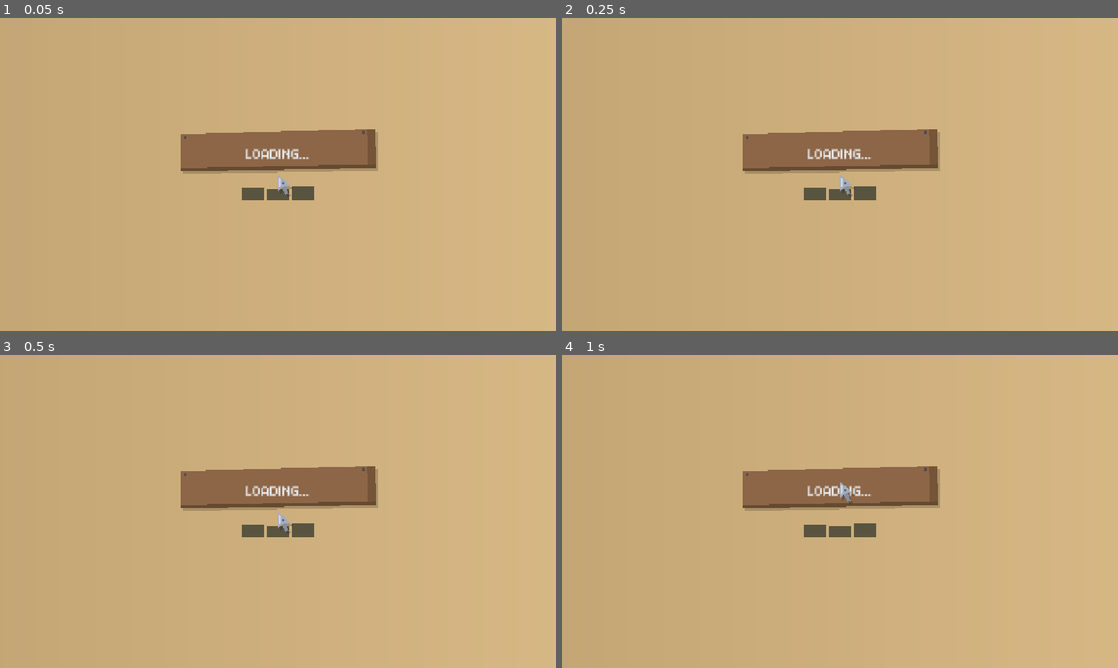
Above: before the commit, frames 1-4 (two rows, left to right).
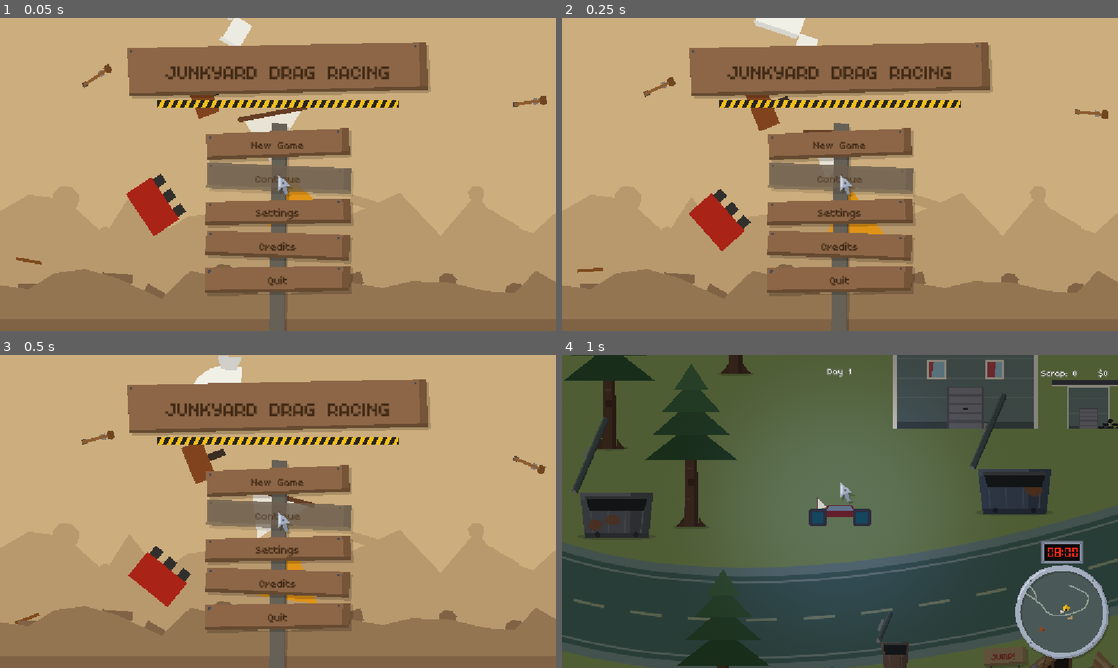
Above: after the commit, the same moments.

Repository: davidkovacwebdev/junkyard-drag-racing
Game: Godot game, scene res://scenes/menu/main_menu.tscn
Same seed, same stepped clock (60 frames per second), same inputs: the game is played once before the commit and once after it. Before the commit the project starts from res://scenes/menu/loading_screen.tscn.
Inputs (mouse positions are in pixels of both pictures, inside the frame that each line leads up to):
- Up to frame 1 (0.05 s): no input
- Up to frame 2 (0.25 s): no input
- Up to frame 3 (0.5 s): no input
- Up to frame 4 (1 s): click (840, 480) at 0.5 s, where only the run after the commit has a clickable "New Game"

The runs differ from the first frame. In frame 1, 46% of the frame differs, in the area x 0-100%, y 0-100%; in frame 2, 46%; in frame 3, 46%; in frame 4, 100%.

Commit message:
music is now prerendered

Diff:
--- a/autoload/music.gd
+++ b/autoload/music.gd
@@ -1,15 +1,12 @@
 extends Node
 ## Background music (autoload singleton "Music"). Picks a song for whatever
-## scene is current and crossfades when that changes. Songs are synthesized by
-## SongLibrary on worker threads at boot (about 5 s each, in parallel) while
-## the loading screen waits on `is_fully_rendered()`.
+## scene is current and crossfades when that changes. Songs are prebaked WAVs
+## (see tools/render_music.gd).
 
 const VOLUME_DB := -8.0
 const CROSSFADE_TIME := 1.5
 
 var _songs: Dictionary = {}
-var _songs_mutex := Mutex.new()
-var _render_group_task := -1
 var _players: Array[AudioStreamPlayer] = []
 var _active_player := 0
 var _playing_song: StringName = &""
@@ -23,24 +20,20 @@
 		player.volume_db = -80.0
 		add_child(player)
 		_players.append(player)
-	_render_group_task = WorkerThreadPool.add_group_task(_render_song, SongLibrary.NAMES.size(), -1, true)
+	for song_name in SongLibrary.NAMES:
+		_songs[song_name] = load(SongLibrary.baked_path(song_name))
 
 func _exit_tree() -> void:
 	# A still-playing looping stream outlives the player at exit otherwise.
 	for player in _players:
 		player.stop()
 		player.stream = null
-	if _render_group_task != -1:
-		WorkerThreadPool.wait_for_group_task_completion(_render_group_task)
-		_render_group_task = -1
 
 func _process(_delta: float) -> void:
 	var wanted := _song_for_scene(get_tree().current_scene)
 	if wanted == &"" or wanted == _playing_song:
 		return
-	_songs_mutex.lock()
 	var stream: AudioStreamWAV = _songs.get(wanted)
-	_songs_mutex.unlock()
 	if stream != null:
 		_crossfade_to(wanted, stream)
 
@@ -69,19 +62,3 @@
 	if outgoing.playing:
 		_fade_tween.tween_property(outgoing, "volume_db", -80.0, CROSSFADE_TIME)
 		_fade_tween.chain().tween_callback(outgoing.stop)
-
-func rendered_song_count() -> int:
-	_songs_mutex.lock()
-	var count := _songs.size()
-	_songs_mutex.unlock()
-	return count
-
-func is_fully_rendered() -> bool:
-	return rendered_song_count() == SongLibrary.NAMES.size()
-
-func _render_song(song_index: int) -> void:
-	var song_name := SongLibrary.NAMES[song_index]
-	var stream := SongLibrary.render(song_name)
-	_songs_mutex.lock()
-	_songs[song_name] = stream
-	_songs_mutex.unlock()
--- a/project.godot
+++ b/project.godot
@@ -15,7 +15,7 @@
 [application]
 
 config/name="Junkyard drag racing"
-run/main_scene="res://scenes/menu/loading_screen.tscn"
+run/main_scene="res://scenes/menu/main_menu.tscn"
 config/features=PackedStringArray("4.7", "GL Compatibility")
 config/icon="res://icon.svg"
 
--- a/scenes/menu/loading_screen.tscn
+++ /dev/null
@@ -1,56 +0,0 @@
-[gd_scene load_steps=4 format=3]
-
-[ext_resource type="Script" path="res://scripts/menu/loading_screen.gd" id="1"]
-[ext_resource type="PackedScene" path="res://scenes/menu/swaying_background.tscn" id="2"]
-[ext_resource type="Script" path="res://scripts/ui/scrap_panel.gd" id="3"]
-
-[node name="LoadingScreen" type="Control"]
-layout_mode = 3
-anchors_preset = 15
-anchor_right = 1.0
-anchor_bottom = 1.0
-grow_horizontal = 2
-grow_vertical = 2
-script = ExtResource("1")
-
-[node name="SwayingBackground" parent="." instance=ExtResource("2")]
-
-[node name="TitlePlate" type="Control" parent="."]
-layout_mode = 1
-anchors_preset = 8
-anchor_left = 0.5
-anchor_top = 0.5
-anchor_right = 0.5
-anchor_bottom = 0.5
-offset_left = -200.0
-offset_top = -90.0
-offset_right = 200.0
-offset_bottom = -10.0
-mouse_filter = 2
-script = ExtResource("3")
-tilt_degrees = -1.5
-jitter_seed = 7
-
-[node name="TitleLabel" type="Label" parent="TitlePlate"]
-layout_mode = 1
-anchors_preset = 15
-anchor_right = 1.0
-anchor_bottom = 1.0
-theme_override_colors/font_color = Color(0.9, 0.9, 0.9, 1)
-theme_override_font_sizes/font_size = 36
-text = "LOADING..."
-horizontal_alignment = 1
-vertical_alignment = 1
-
-[node name="ProgressBlocks" type="Control" parent="."]
-layout_mode = 1
-anchors_preset = 8
-anchor_left = 0.5
-anchor_top = 0.5
-anchor_right = 0.5
-anchor_bottom = 0.5
-offset_left = -200.0
-offset_top = 20.0
-offset_right = 200.0
-offset_bottom = 60.0
-mouse_filter = 2
--- a/scripts/audio/song_library.gd
+++ b/scripts/audio/song_library.gd
@@ -3,13 +3,18 @@
 ## The game's music, composed in code for MusicSynth (see there for the pattern
 ## language). Junkyard funk: syncopated slap bass, clav stabs, ghost notes,
 ## chromatic runs that go somewhere they shouldn't, a kazoo that won't behave.
-## Silly, never epic. Each song loops.
+## Silly, never epic. Each song loops. Songs are baked to WAV files by
+## tools/render_music.gd; rerun it after changing a song.
 
 const MENU := &"junkyard_strut"
 const OVERWORLD := &"drunk_crane_shuffle"
 const RACE := &"scrapheap_stampede"
 
 const NAMES: Array[StringName] = [MENU, OVERWORLD, RACE]
+const MUSIC_DIRECTORY := "res://sounds/music"
+
+static func baked_path(song_name: StringName) -> String:
+	return "%s/%s.wav" % [MUSIC_DIRECTORY, song_name]
 
 static func render(song_name: StringName) -> AudioStreamWAV:
 	match song_name:
--- a/scripts/menu/loading_screen.gd
+++ /dev/null
@@ -1,37 +0,0 @@
-extends Control
-## The game's entry point (see project.godot's run/main_scene). Waits for Music
-## to finish synthesizing every song, filling one block per song, then moves on
-## to the main menu.
-
-const MAIN_MENU_SCENE := "res://scenes/menu/main_menu.tscn"
-const BLOCK_WIDTH := 44.0
-const BLOCK_HEIGHT := 26.0
-const BLOCK_GAP := 8.0
-const BLOCK_HEIGHT_JITTER := [0.0, -4.0, 3.0, -2.0, 2.0]
-
-@onready var _progress_blocks: Control = $ProgressBlocks
-
-var _shown_song_count := -1
-
-func _ready() -> void:
-	_progress_blocks.draw.connect(_draw_progress_blocks)
-
-func _process(_delta: float) -> void:
-	var rendered_song_count := Music.rendered_song_count()
-	if rendered_song_count != _shown_song_count:
-		_shown_song_count = rendered_song_count
-		_progress_blocks.queue_redraw()
-	if Music.is_fully_rendered():
-		set_process(false)
-		get_tree().change_scene_to_file.call_deferred(MAIN_MENU_SCENE)
-
-func _draw_progress_blocks() -> void:
-	var block_count := SongLibrary.NAMES.size()
-	var row_width := block_count * BLOCK_WIDTH + (block_count - 1) * BLOCK_GAP
-	var left := (_progress_blocks.size.x - row_width) / 2.0
-	var bottom := (_progress_blocks.size.y + BLOCK_HEIGHT) / 2.0
-	for i in block_count:
-		var height: float = BLOCK_HEIGHT + BLOCK_HEIGHT_JITTER[i % BLOCK_HEIGHT_JITTER.size()]
-		var block_left := left + i * (BLOCK_WIDTH + BLOCK_GAP)
-		var color := UiPalette.ACCENT_YELLOW if i < _shown_song_count else UiPalette.STAT_EMPTY
-		_progress_blocks.draw_rect(Rect2(block_left, bottom - height, BLOCK_WIDTH, height), color)
--- /dev/null
+++ b/tools/render_music.gd
@@ -0,0 +1,31 @@
+extends SceneTree
+## Bakes every SongLibrary song to sounds/music/<name>.wav so the game loads
+## them instead of synthesizing at boot. Rerun after changing any song:
+##   godot --headless --script res://tools/render_music.gd
+## then open the editor (or run `godot --headless --import`) to reimport.
+
+func _initialize() -> void:
+	DirAccess.make_dir_recursive_absolute(ProjectSettings.globalize_path(SongLibrary.MUSIC_DIRECTORY))
+	for song_name in SongLibrary.NAMES:
+		var started_msec := Time.get_ticks_msec()
+		var stream := SongLibrary.render(song_name)
+		var wav_path := SongLibrary.baked_path(song_name)
+		var error := stream.save_to_wav(wav_path)
+		if error != OK:
+			push_error("render_music: saving %s failed (%s)" % [wav_path, error_string(error)])
+			continue
+		_write_import_settings(wav_path, stream)
+		print("rendered %s in %d ms" % [wav_path, Time.get_ticks_msec() - started_msec])
+	quit()
+
+## Keeps the loop through reimports: forward loop over the whole song.
+func _write_import_settings(wav_path: String, stream: AudioStreamWAV) -> void:
+	var import_path := wav_path + ".import"
+	var config := ConfigFile.new()
+	config.load(import_path)
+	config.set_value("remap", "importer", "wav")
+	config.set_value("remap", "type", "AudioStreamWAV")
+	config.set_value("params", "edit/loop_mode", 2)
+	config.set_value("params", "edit/loop_begin", 0)
+	config.set_value("params", "edit/loop_end", stream.data.size() / 2)
+	config.save(import_path)
Not shown, removed: scripts/menu/loading_screen.gd.uid
Not shown, added: sounds/music/drunk_crane_shuffle.wav.import
Not shown, added: sounds/music/junkyard_strut.wav.import
Not shown, added: sounds/music/scrapheap_stampede.wav.import
Not shown, added: tools/render_music.gd.uid
Not shown, changed: .claude/skills/sound-design/SKILL.md
Not shown, added: sounds/music/drunk_crane_shuffle.wav
Not shown, added: sounds/music/junkyard_strut.wav
Not shown, added: sounds/music/scrapheap_stampede.wav
